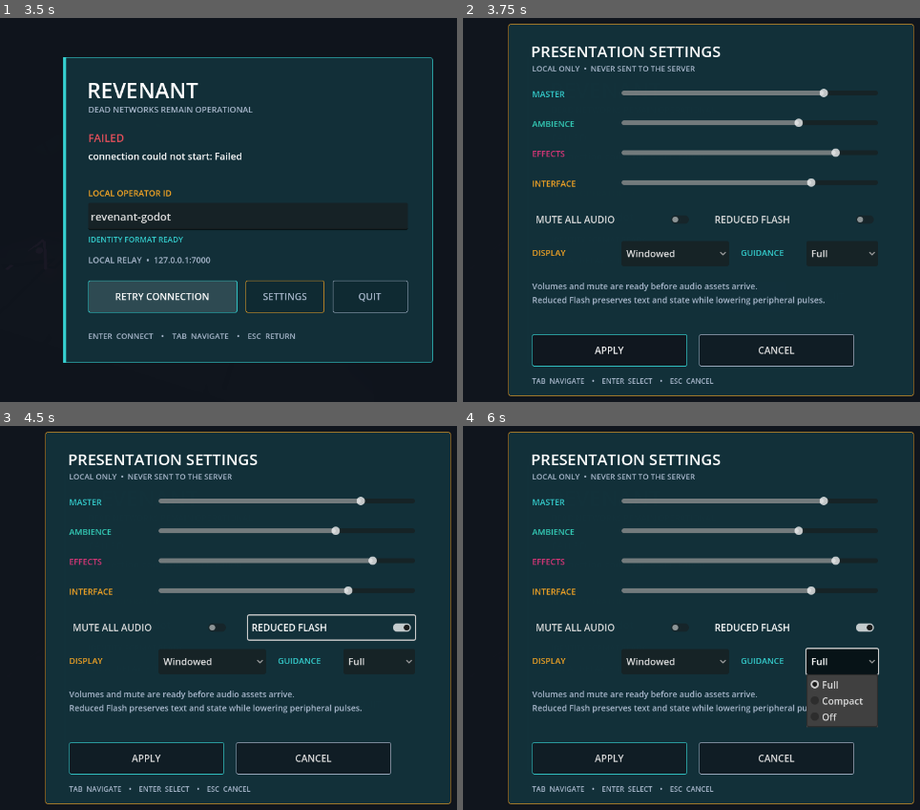
Above: before the commit, frames 1-4 (two rows, left to right).
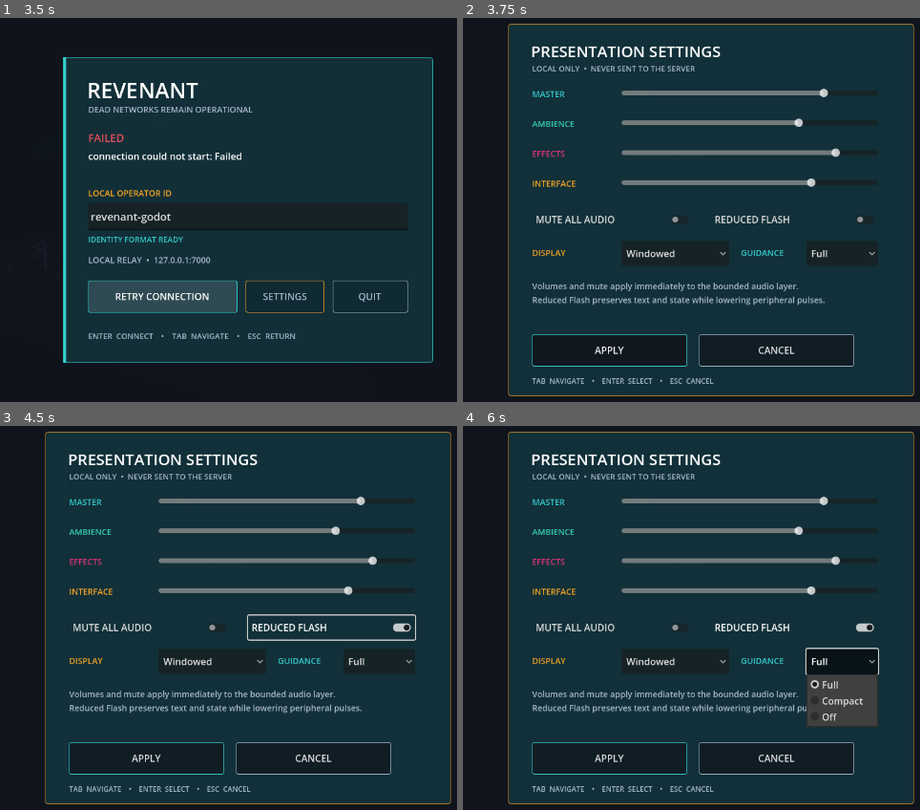
Above: after the commit, the same moments.

Repository: iangama/revenant
Game: Godot game, scene res://main.tscn
The game is run twice, just before and just after one commit, with the same random seed, the same clock (stepped at 60 frames per second) and the same inputs.
Inputs (mouse positions are in pixels of both pictures, inside the frame that each line leads up to):
- Up to frame 1 (3.5 s): tap Enter at 0.5 s; move the mouse to (415, 186) at 0.52 s; press the mouse at (415, 186) at 0.53 s; hold D (move_right) 0.53-1.25 s; tap Space at 0.77 s; release the mouse at (415, 186) at 1.25 s; click "RETRY CONNECTION" at 1.25 s; click "RETRY CONNECTION" at 2 s; click "RETRY CONNECTION" at 2.75 s
- Up to frame 2 (3.75 s): click "SETTINGS" at 3.5 s
- Up to frame 3 (4.5 s): click "REDUCED FLASH" at 4.25 s
- Up to frame 4 (6 s): click "Windowed" at 5 s; click "Full" at 5.75 s

Frame 1 is identical in both runs. In frame 2, 0.4% of the frame differs, in the area x 33-74%, y 68-72%; in frame 3, 0.4%; in frame 4, 0.4%.

Commit message:
feat(client): add M22 audio foundation

Diff:
--- a/client/game/main.gd
+++ b/client/game/main.gd
@@ -15,6 +15,7 @@
 const SETTINGS_PANEL_SCENE := preload("res://presentation/settings/settings_panel.tscn")
 const SETTINGS_STORE := preload("res://presentation/settings/settings_store.gd")
 const ONBOARDING_CONTROLLER := preload("res://presentation/onboarding/onboarding_controller.gd")
+const AUDIO_DIRECTOR := preload("res://presentation/audio/audio_director.gd")
 const M21_CAPTURE_FILENAMES := [
 	"01-relay-hub-overview.png",
 	"02-enemy-telegraphs.png",
@@ -72,6 +73,7 @@
 var _settings_panel: Control
 var _guidance_mode := "Full"
 var _onboarding: RefCounted
+var _audio_director: Node3D
 
 
 func _ready() -> void:
@@ -349,7 +351,7 @@
 	_apply_progression(progression_grant)
 	print("activity %s completed" % activity_complete.get("activity_id"))
 	if _should_exit_after_flow():
-		get_tree().quit(0)
+		_quit_client(0)
 
 
 func _send_message(value: Dictionary) -> bool:
@@ -746,6 +748,7 @@
 func _set_door_open(open: bool) -> void:
 	_environment.call("set_core_door_open", open, true)
 	_status_label.text = "RELAY CORE OPEN  •  WARDEN INBOUND" if open else "RELAY CORE SEALED"
+	_audio_director.call("apply_door_state", open, _door.global_position)
 	if open:
 		_set_guidance("CORE OPEN", "The Warden is spawning. Get ready to aim and attack.")
 
@@ -758,6 +761,9 @@
 	add_child(_combat_vfx)
 	_presentation_polish = PRESENTATION_POLISH_SCENE.instantiate()
 	add_child(_presentation_polish)
+	_audio_director = AUDIO_DIRECTOR.new()
+	_audio_director.name = "AudioDirector"
+	add_child(_audio_director)
 
 	_camera = Camera3D.new()
 	_camera.name = "GameplayCamera"
@@ -861,6 +867,9 @@
 		_refresh_onboarding()
 	if _presentation_polish != null:
 		_presentation_polish.call("set_reduced_flash", _settings.get("reduced_flash", false))
+	if _audio_director != null:
+		_audio_director.call("configure_routes")
+		_audio_director.call("set_silent", _settings.get("muted", false))
 	if persist:
 		var save_error: Error = _settings_store.call("save_settings", _settings)
 		if save_error != OK:
@@ -970,12 +979,12 @@
 		_driver_fail("relay_awakening did not complete through manual controls")
 		return
 	print("M17 manual controls completed relay_awakening without user input")
-	get_tree().quit(0)
+	_quit_client(0)
 
 
 func _driver_fail(message: String) -> void:
 	_fail(message)
-	get_tree().quit(1)
+	_quit_client(1)
 
 
 func _material(color: Color) -> StandardMaterial3D:
@@ -1015,6 +1024,37 @@
 
 
 func _validate_playable_slice() -> void:
+	var initial_audio_state: Dictionary = _audio_director.call("presentation_state")
+	if (
+		initial_audio_state.get("fixed_nodes") != 4
+		or initial_audio_state.get("maximum_voices") != 4
+		or not initial_audio_state.get("ambience_looping", false)
+		or initial_audio_state.get("routes") != {"ambience": "Ambience", "door": "Effects", "system": "Interface"}
+	):
+		_fail("M22 audio foundation is not fixed, bounded or loop-ready: %s" % initial_audio_state)
+		get_tree().quit(1)
+		return
+	_audio_director.call("set_silent", true)
+	_audio_director.call("play_system_ready")
+	_audio_director.call("apply_door_state", false, Vector3.ZERO)
+	_audio_director.call("apply_door_state", true, Vector3.ZERO)
+	var silent_audio_state: Dictionary = _audio_director.call("presentation_state")
+	if (
+		silent_audio_state.get("active_voices") != 0
+		or silent_audio_state.get("suppressed", 0) < 2
+		or silent_audio_state.get("requests", {}).get("door_unlock") != 1
+	):
+		_fail("M22 silent mode permits audible or queued cues")
+		get_tree().quit(1)
+		return
+	_audio_director.call("set_silent", false)
+	_audio_director.call("play_system_ready")
+	_audio_director.call("apply_door_state", true, _door.global_position)
+	var audible_audio_state: Dictionary = _audio_director.call("presentation_state")
+	if audible_audio_state.get("active_voices", 0) > 4:
+		_fail("M22 audio foundation exceeds its voice budget")
+		get_tree().quit(1)
+		return
 	var onboarding_validation := ONBOARDING_CONTROLLER.new()
 	onboarding_validation.call("reset", "Full")
 	onboarding_validation.call("note_local", "movement")
@@ -1356,7 +1396,7 @@
 		or scene_budget.get("lights", 0) != 5
 		or scene_budget.get("shadow_lights", 1) != 0
 		or scene_budget.get("particles", 1) != 0
-		or scene_budget.get("audio_nodes", 1) != 0
+		or scene_budget.get("audio_nodes", 0) != 4
 	):
 		_fail("M21 representative combat peak exceeds its whole-scene performance budget")
 		get_tree().quit(1)
@@ -1403,6 +1443,8 @@
 	print("M22 entry shell validated: explicit connection, safe identity, focus and retry states are ready")
 	print("M22 settings validated: local persistence, buses, display, guidance and reduced flash are ready")
 	print("M22 onboarding validated: local attempts, authoritative progress and revisitable guidance are ready")
+	print("M22 audio foundation validated: original ambience, bounded cues, routing and silent mode are ready")
+	_audio_director.call("set_silent", true)
 	get_tree().quit(0)
 
 
@@ -1541,7 +1583,16 @@
 	if _guidance_label != null:
 		_set_guidance("WHAT HAPPENED?", "This gateway already has an active run. Try again after the current players leave.")
 	if _should_exit_after_flow():
-		get_tree().quit(1)
+		_quit_client(1)
+
+
+func _quit_client(exit_code: int) -> void:
+	if _audio_director != null:
+		_audio_director.call("set_silent", true)
+		_audio_director.queue_free()
+		_audio_director = null
+	await get_tree().process_frame
+	get_tree().quit(exit_code)
 
 
 func _should_exit_after_flow() -> bool:
@@ -1570,3 +1621,5 @@
 func _set_connection_state(state: String, detail: String) -> void:
 	if _entry_shell != null:
 		_entry_shell.call("set_connection_state", state, detail)
+	if state == "Waiting" and _audio_director != null:
+		_audio_director.call("play_system_ready")
--- /dev/null
+++ b/client/game/presentation/audio/audio_director.gd
@@ -0,0 +1,119 @@
+extends Node3D
+
+const AMBIENCE := preload("res://audio/m22/relay_hub_ambience.wav")
+const SYSTEM_READY := preload("res://audio/m22/system_ready.wav")
+const DOOR_UNLOCK := preload("res://audio/m22/relay_door_unlock.wav")
+const SYSTEM_POOL_SIZE := 2
+const MAX_VOICES := 4
+const MIN_SYSTEM_RETRIGGER_MS := 500
+
+var _ambience: AudioStreamPlayer
+var _ambience_stream: AudioStreamWAV
+var _door: AudioStreamPlayer3D
+var _system_pool: Array[AudioStreamPlayer] = []
+var _next_system_player := 0
+var _last_system_at := -MIN_SYSTEM_RETRIGGER_MS
+var _silent := false
+var _requests := {"ambience": 0, "system_ready": 0, "door_unlock": 0}
+var _played := {"ambience": 0, "system_ready": 0, "door_unlock": 0}
+var _suppressed := 0
+
+
+func _ready() -> void:
+	_ambience = AudioStreamPlayer.new()
+	_ambience.name = "RelayHubAmbience"
+	_ambience.bus = "Ambience"
+	_ambience_stream = AMBIENCE.duplicate()
+	_ambience_stream.loop_mode = AudioStreamWAV.LOOP_FORWARD
+	_ambience.stream = _ambience_stream
+	add_child(_ambience)
+
+	_door = AudioStreamPlayer3D.new()
+	_door.name = "RelayDoorCue"
+	_door.bus = "Effects"
+	_door.stream = DOOR_UNLOCK
+	_door.max_distance = 24.0
+	_door.unit_size = 5.0
+	add_child(_door)
+
+	for index in range(SYSTEM_POOL_SIZE):
+		var player := AudioStreamPlayer.new()
+		player.name = "SystemCue%d" % index
+		player.bus = "Interface"
+		player.stream = SYSTEM_READY
+		add_child(player)
+		_system_pool.append(player)
+
+
+func configure_routes() -> void:
+	_ambience.bus = "Ambience"
+	_door.bus = "Effects"
+	for player in _system_pool:
+		player.bus = "Interface"
+
+
+func set_silent(value: bool) -> void:
+	_silent = value
+	if _silent:
+		_stop_all()
+	else:
+		start_ambience()
+
+
+func start_ambience() -> void:
+	_requests["ambience"] += 1
+	if _silent:
+		_suppressed += 1
+		return
+	if not _ambience.playing:
+		_ambience.play()
+		_played["ambience"] += 1
+
+
+func play_system_ready() -> void:
+	_requests["system_ready"] += 1
+	var now := Time.get_ticks_msec()
+	if _silent or now - _last_system_at < MIN_SYSTEM_RETRIGGER_MS:
+		_suppressed += 1
+		return
+	var player := _system_pool[_next_system_player]
+	_next_system_player = (_next_system_player + 1) % _system_pool.size()
+	player.play()
+	_last_system_at = now
+	_played["system_ready"] += 1
+
+
+func apply_door_state(open: bool, world_position: Vector3) -> void:
+	if not open:
+		return
+	_requests["door_unlock"] += 1
+	if _silent:
+		_suppressed += 1
+		return
+	_door.global_position = world_position
+	_door.play()
+	_played["door_unlock"] += 1
+
+
+func presentation_state() -> Dictionary:
+	var active_voices := int(_ambience.playing) + int(_door.playing)
+	for player in _system_pool:
+		active_voices += int(player.playing)
+	return {
+		"fixed_nodes": 2 + _system_pool.size(),
+		"maximum_voices": MAX_VOICES,
+		"active_voices": active_voices,
+		"silent": _silent,
+		"ambience_looping": _ambience_stream.loop_mode == AudioStreamWAV.LOOP_FORWARD,
+		"routes": {"ambience": str(_ambience.bus), "door": str(_door.bus), "system": str(_system_pool[0].bus)},
+		"requests": _requests.duplicate(true),
+		"played": _played.duplicate(true),
+		"suppressed": _suppressed,
+	}
+
+
+func _stop_all() -> void:
+	_ambience.stop()
+	_door.stop()
+	for player in _system_pool:
+		player.stop()
--- a/client/game/presentation/settings/settings_panel.gd
+++ b/client/game/presentation/settings/settings_panel.gd
@@ -135,7 +135,7 @@
 	_guidance.add_item("Off")
 	panel.add_child(_guidance)
 
-	var note := _label(panel, "Volumes and mute are ready before audio assets arrive.\nReduced Flash preserves text and state while lowering peripheral pulses.", Vector2(40, 430), 14, NEUTRAL)
+	var note := _label(panel, "Volumes and mute apply immediately to the bounded audio layer.\nReduced Flash preserves text and state while lowering peripheral pulses.", Vector2(40, 430), 14, NEUTRAL)
 	note.size = Vector2(580, 58)
 	note.autowrap_mode = TextServer.AUTOWRAP_WORD_SMART
 
Not shown, added: client/game/audio/m22/relay_door_unlock.wav.import
Not shown, added: client/game/audio/m22/relay_hub_ambience.wav.import
Not shown, added: client/game/audio/m22/system_ready.wav.import
Not shown, added: client/game/audio/m22/relay_door_unlock.wav
Not shown, added: client/game/audio/m22/relay_hub_ambience.wav
Not shown, added: client/game/audio/m22/system_ready.wav
Not shown, changed: docs/audio/m22/README.md
Not shown, added: docs/audio/m22/synthesis/generate_block5.py
Not shown, changed: docs/milestones/M22-player-experience-audio-slice.md
Not shown, changed: scripts/release.sh
Not shown, changed: tests/smoke.sh
